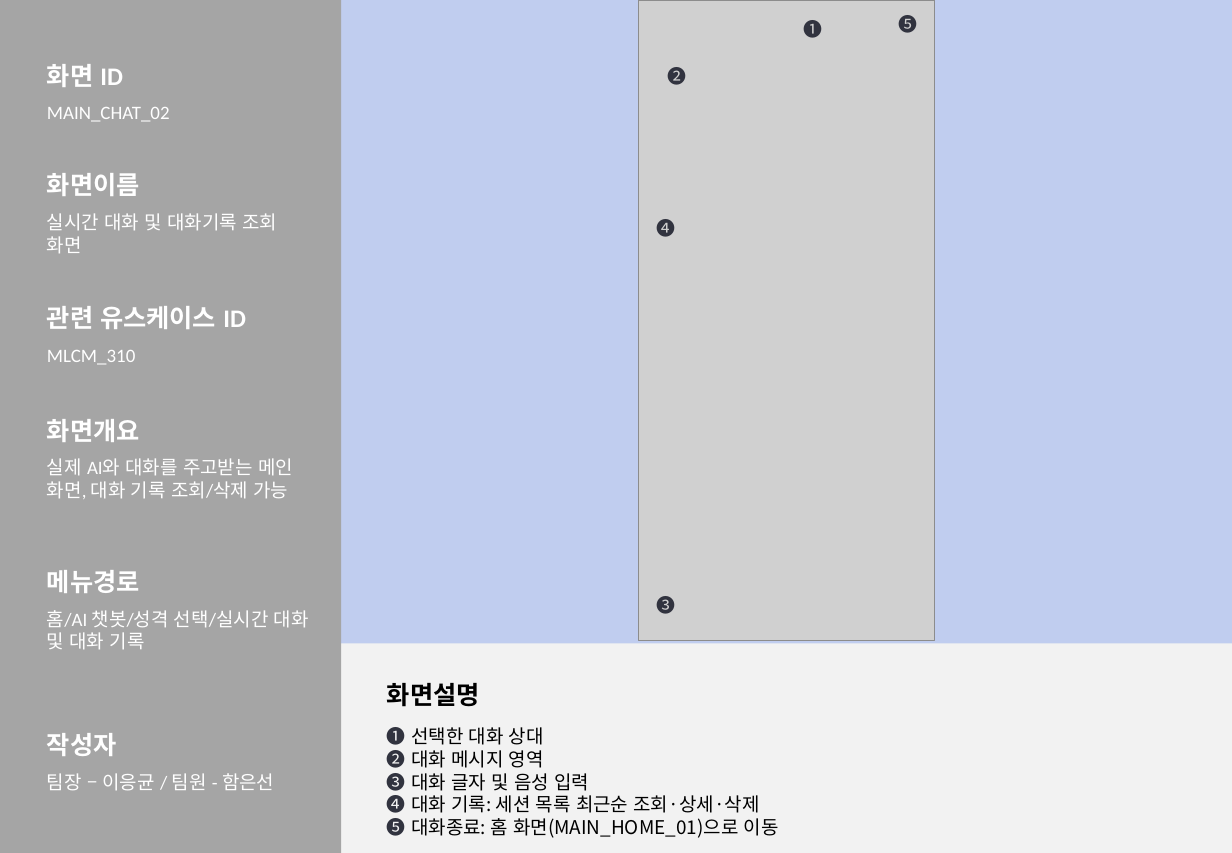
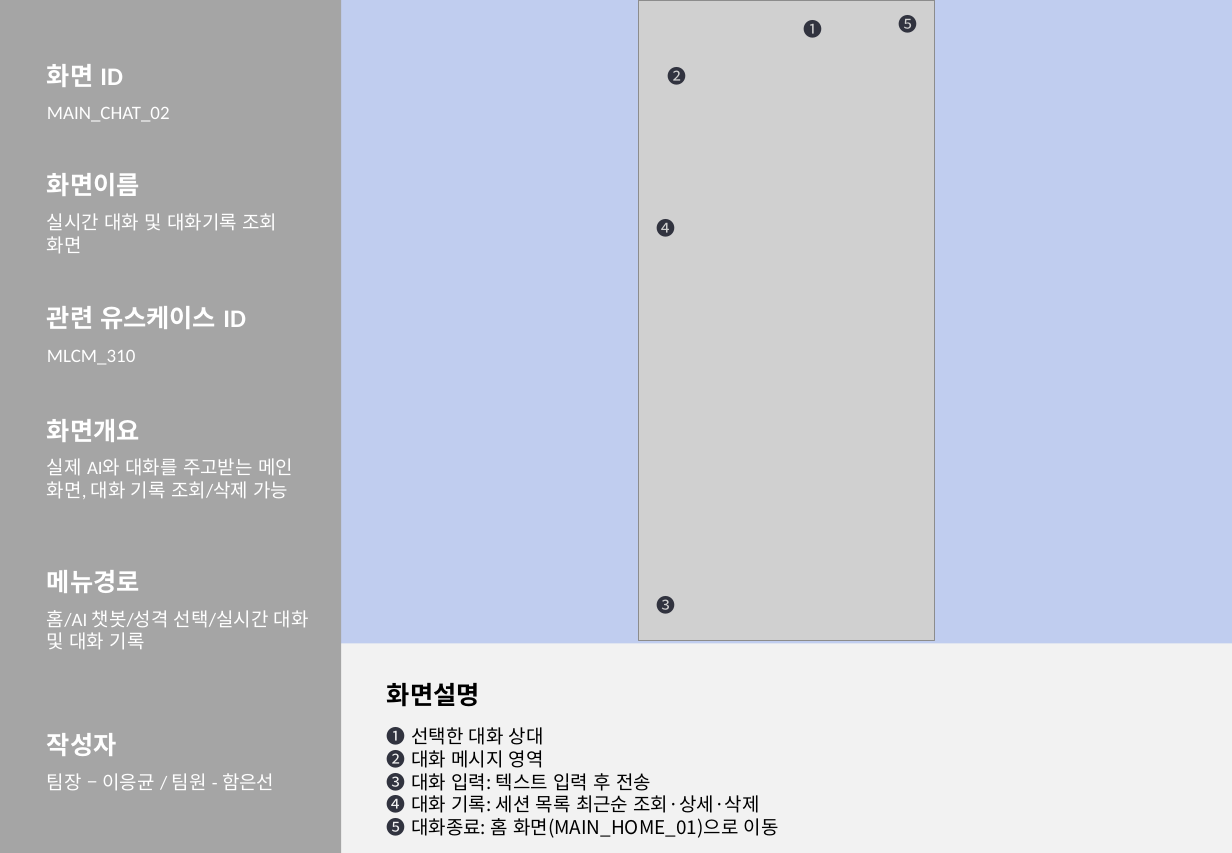
Before and after one commit to 2026-SMHRD-KDT-HealthCare-5/lisn, a slide deck: slide 13 of Documents/화면설계서_귀기울임.pptx. Drawn at 1232x853 pixels with LibreOffice and Linux fonts; fonts in the diff are those of the drawing; grey boxes stand for pictures. Boxes give left, top, right and bottom in pixels: in the first picture for what was removed or moved away, otherwise in the second. Text is boxed around its words. In the diff, an @@ line names an element or a change of style, - is before the commit and + after.

```diff
--- a/Documents/화면설계서_귀기울임.pptx
+++ b/Documents/화면설계서_귀기울임.pptx
@@ text at [387,769,651,794]: text changed @@
-❸ 대화 글자 및 음성 입력
+❸ 대화 입력: 텍스트 입력 후 전송
```
Also in this commit, not shown: 7 other files.
